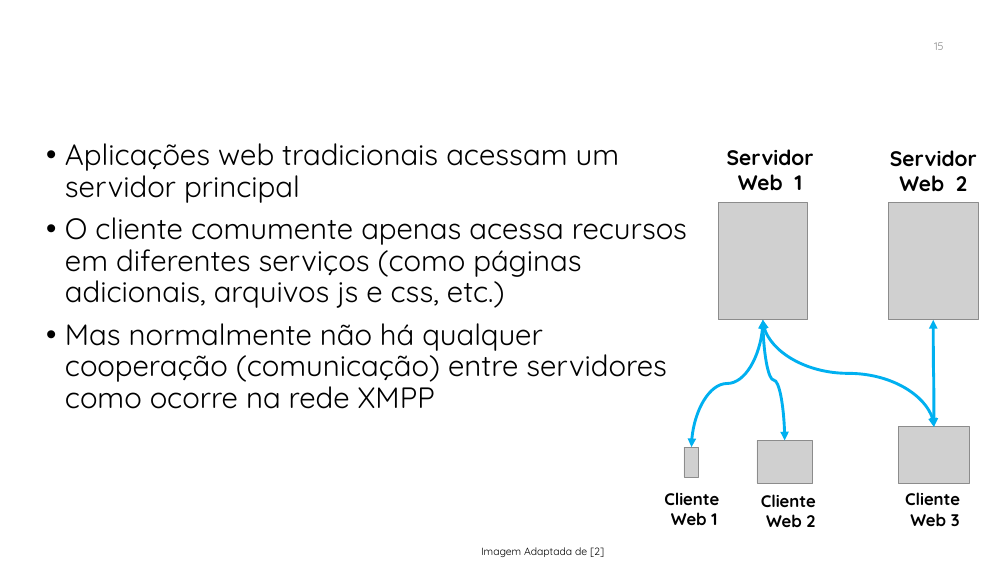
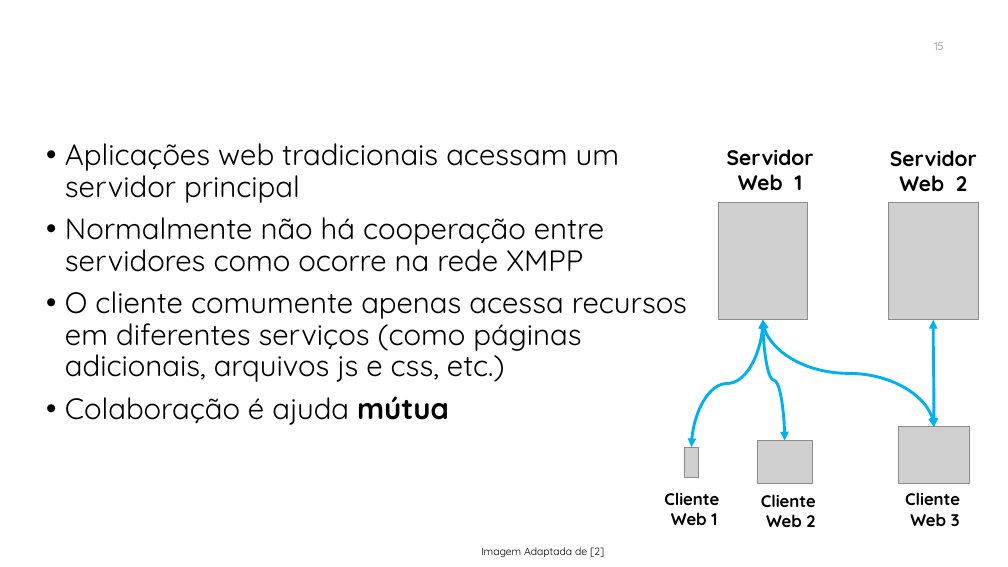
Before and after one commit to manoelcampos/sistemas-distribuidos, a slide deck: slide 15 of projects/03-xmpp/xmpp.pptx. Drawn at 1008x567 pixels with LibreOffice and Linux fonts; fonts in the diff are those of the drawing; grey boxes stand for pictures; background and template pictures are left out. Boxes give left, top, right and bottom in pixels: in the first picture for what was removed or moved away, otherwise in the second. Text is boxed around its words. In the diff, an @@ line names an element or a change of style, - is before the commit and + after.

Commit message:
Atualiza apresentações websockets e xmpp

```diff
--- a/projects/03-xmpp/xmpp.pptx
+++ b/projects/03-xmpp/xmpp.pptx
@@ text at bbox=[65, 217, 604, 272]: paragraph added @@
+• Normalmente não há cooperação entre servidores como ocorre na rede XMPP
@@ text at bbox=[65, 396, 449, 425]: text changed @@
-• Mas normalmente não há qualquer cooperação (comunicação) entre servidores como ocorre na rede XMPP
+• Colaboração é ajuda mútua
```
Also in this commit, not shown: 5 other slides changed, 1 slide added.
